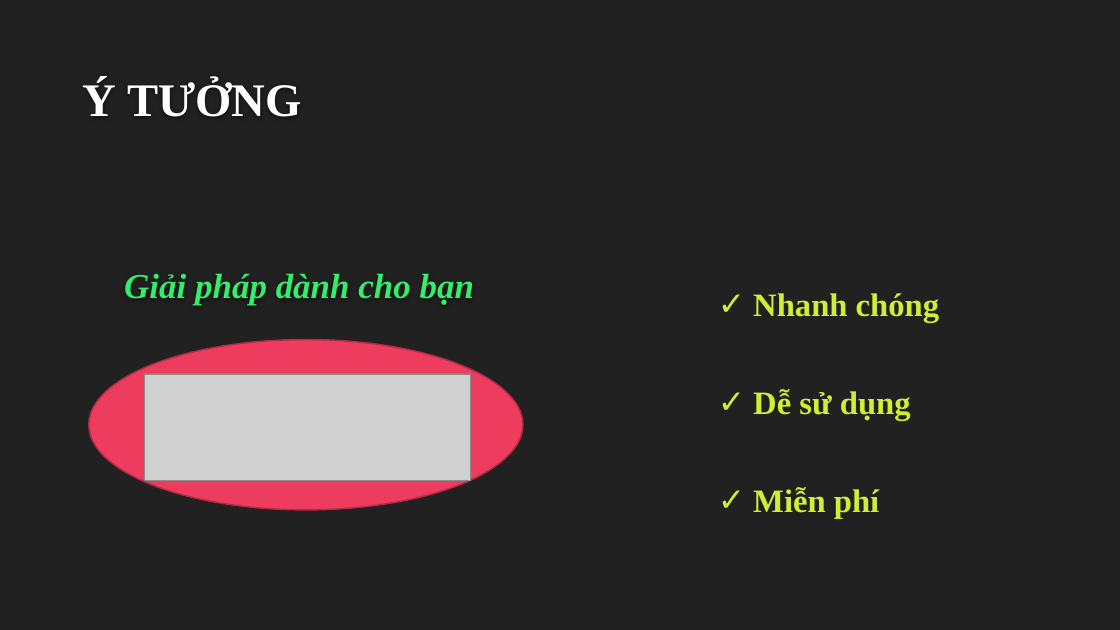
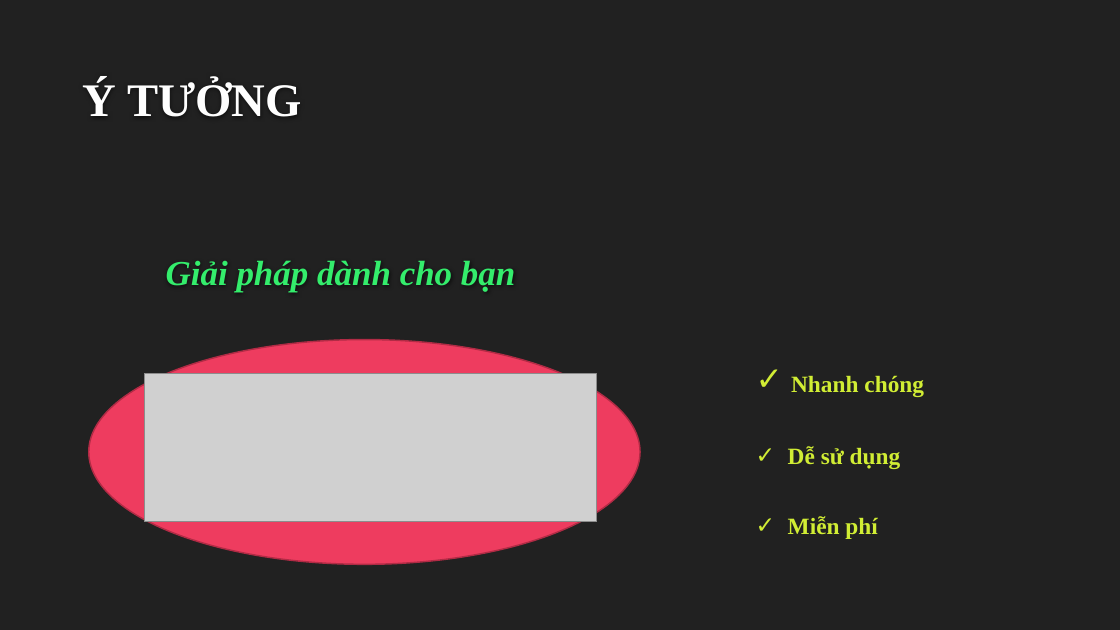
Before and after one commit to archimonde12/suggestGiftWebsite, a slide deck: slide 5 of PROJECT PRESENTATION.pptx. Drawn at 1120x630 pixels with LibreOffice and Linux fonts; fonts in the diff are those of the drawing; grey boxes stand for pictures; background and template pictures are left out. Boxes give left, top, right and bottom in pixels: in the first picture for what was removed or moved away, otherwise in the second. Text is boxed around its words. In the diff, an @@ line names an element or a change of style, - is before the commit and + after.

```diff
--- a/PROJECT PRESENTATION.pptx
+++ b/PROJECT PRESENTATION.pptx
@@ title "Giải pháp dành cho bạn": place and size @@
-title "Giải pháp dành cho bạn" at [124,273,474,306]
+title "Giải pháp dành cho bạn" at [166,260,515,293]
@@ text "Nhanh chóng": place and size @@
-text "Nhanh chóng" at [753,293,939,519]
+text "Nhanh chóng" at [788,375,924,539]
@@ text "Nhanh chóng" at [788,375,924,539]: size 28 to 20 pt @@
@@ ellipse: place and size @@
-ellipse at [89,339,523,510]
+ellipse at [89,339,640,565]
@@ picture: place and size @@
-picture at [145,374,471,481]
+picture at [145,374,597,522]
```
Also in this commit, not shown: 4 other slides changed, 2 slides removed.
